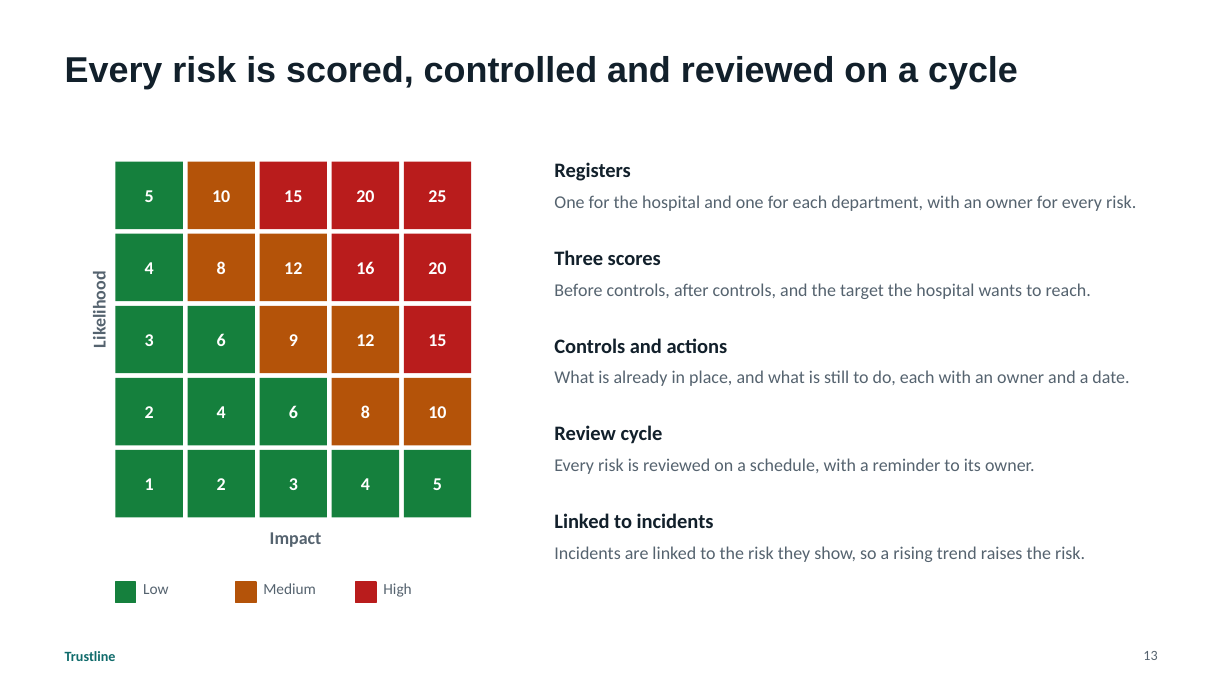
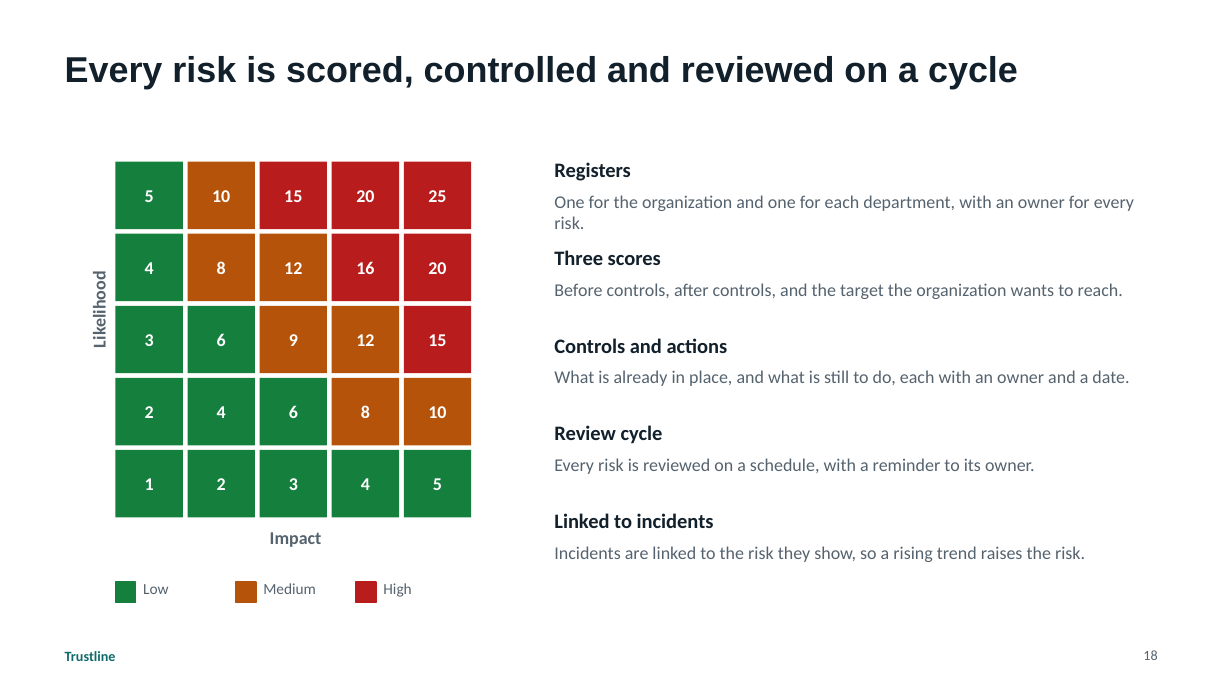
Before and after one commit to husseinalbustany/Trustline, a slide deck: slide 18 of docs/presentations/Trustline-Platform-Overview.pptx (slide 13 before the commit). Drawn at 1232x693 pixels with LibreOffice and Linux fonts; fonts in the diff are those of the drawing. Boxes give left, top, right and bottom in pixels: in the first picture for what was removed or moved away, otherwise in the second. Text is boxed around its words. In the diff, an @@ line names an element or a change of style, - is before the commit and + after.

```diff
--- a/docs/presentations/Trustline-Platform-Overview.pptx
+++ b/docs/presentations/Trustline-Platform-Overview.pptx
@@ text at [554,195,1134,229]: text changed @@
-One for the hospital and one for each department, with an owner for every risk.
+One for the organization and one for each department, with an owner for every risk.
@@ text at [554,283,1123,299]: text changed @@
-Before controls, after controls, and the target the hospital wants to reach.
+Before controls, after controls, and the target the organization wants to reach.
@@ page number at [1143,650,1157,660]: text changed @@
-13
+18
```
Also in this commit, not shown: 16 other slides changed, 10 slides added, 2 other files.
